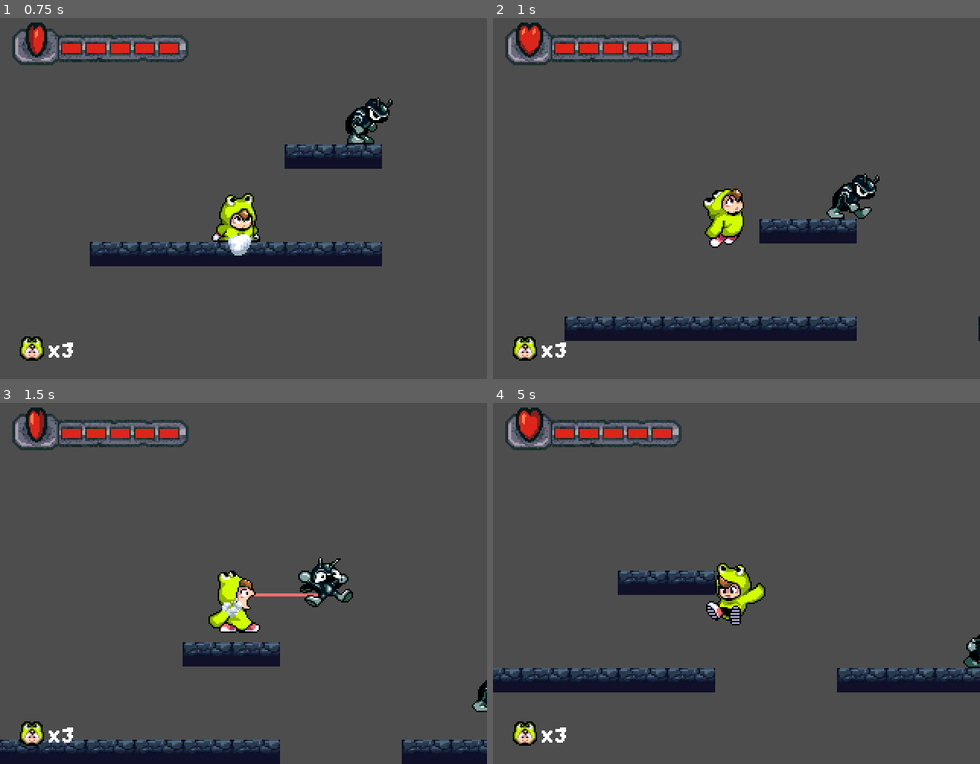
Above: before the commit, frames 1-4 (two rows, left to right).
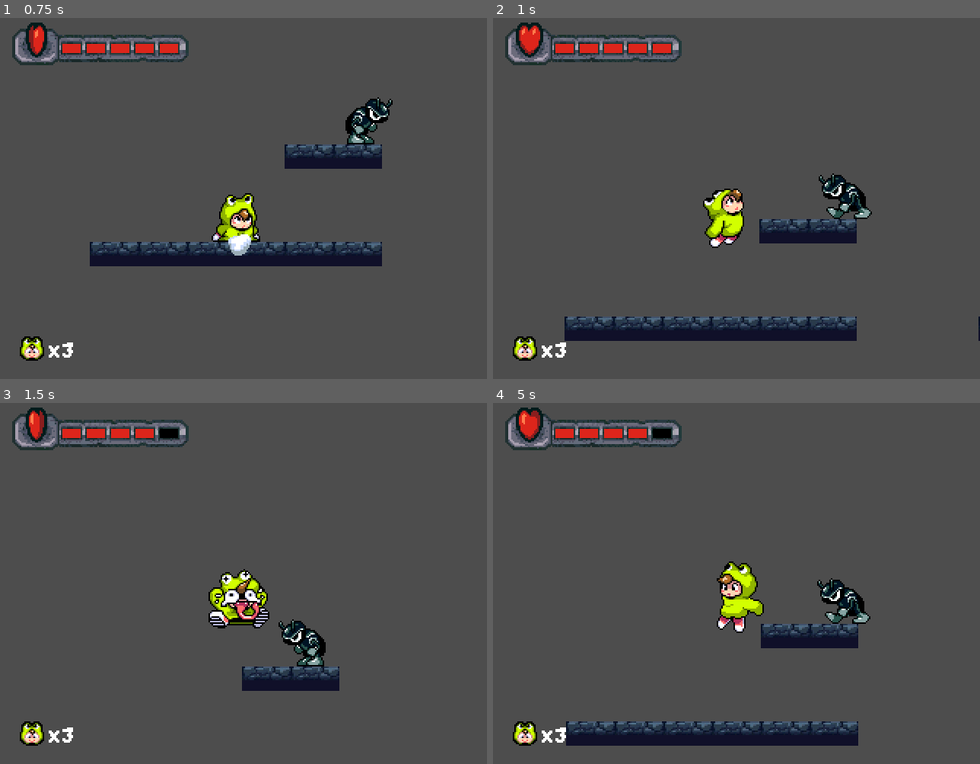
Above: after the commit, the same moments.

Repository: BlueElectric05/codename-kero
Game: Godot game, scene res://Scenes/Level/test.tscn
The game is run twice, just before and just after one commit, with the same random seed, the same clock (stepped at 60 frames per second) and the same inputs.
Inputs:
- Up to frame 1 (0.75 s): hold Right (right) from 0.53 s (still down); hold Down (kneel) from 0.53 s (still down)
- Up to frame 2 (1 s): keep holding Right (right); keep holding Down (kneel); tap A (hop) at 0.77 s
- Up to frame 3 (1.5 s): keep holding Right (right); release Down (kneel) at 1.28 s; tap S (lick) at 1.35 s
- Up to frame 4 (5 s): tap A (hop) at 1.52, 3.02, 3.77, 4.52 s; release Right (right) at 2.03 s; hold Left (left) 2.03-2.78 s; hold Down (kneel) 2.03-2.78 s; hold Right (right) 2.78-4.28 s; tap S (lick) at 2.85, 4.35 s; hold Down (kneel) 3.53-4.28 s; hold Left (left) from 4.28 s (still down)

Frame 1 is identical in both runs. In frame 2, 0.9% of the frame differs, in the area x 66-80%, y 43-56%; in frame 3, 11%; in frame 4, 14%, in the area x 0-100%, y 7-95%.

Commit message:
improved basicenemy AI

Diff:
--- a/Scenes/Entities/basicenemy.gd
+++ b/Scenes/Entities/basicenemy.gd
@@ -21,8 +21,10 @@
 @onready var collision_shape = $Area2D/HurtBox
 @onready var hitbox = $HitBox
 @onready var player : PlayerController = get_tree().get_first_node_in_group("player")
+@onready var ledge_detector: RayCast2D = $RayCast2D
 
 @export var gravity : int = 700
+@export var ledge_detect_distance : int = 8
 var is_moving = true
 
 var hp = 2
@@ -73,9 +75,24 @@
 	if knockback_time > 0:
 		knockback_time -= delta
 	else:
+		animation.visible = true
 		if is_moving:
-			play_anim("walk")
-			velocity.x = direction * SPEED
+			ledge_detector.position.x = direction * ledge_detect_distance
+			ledge_detector.force_raycast_update()
+
+			if not ledge_detector.is_colliding() and is_on_floor():
+				direction *= -1
+				animation.flip_h = !animation.flip_h
+				ledge_detector.position.x = direction * ledge_detect_distance
+				ledge_detector.force_raycast_update()
+				timerwalk.stop()
+				timerstop.start()
+			else:
+				play_anim("walk")
+				velocity.x = direction * SPEED
+		elif not is_moving and hp <= 0:
+			play_anim("hurt")
+			hitbox.set_deferred("disabled", true)
 		else:
 			play_anim("idle")
 			velocity.x = 0
@@ -149,7 +166,7 @@
 			return
 		if body.is_in_group("enemies") and body != self:
 			if body.has_method("reduceHp"):
-				body.reduceHp()
+				body.reduceHp(direction)
 			queue_free()
 		return
 
--- a/Scenes/Entities/dung.tscn
+++ b/Scenes/Entities/dung.tscn
@@ -175,6 +175,10 @@
 [node name="Timerstop" type="Timer" parent="." unique_id=833397258]
 one_shot = true
 
+[node name="RayCast2D" type="RayCast2D" parent="." unique_id=514425162]
+position = Vector2(18, -46)
+collision_mask = 16
+
 [node name="VisibleOnScreenEnabler2D" type="VisibleOnScreenEnabler2D" parent="." unique_id=1750197492]
 position = Vector2(-5, -22)
 rect = Rect2(-10, -10, 34, 33)
